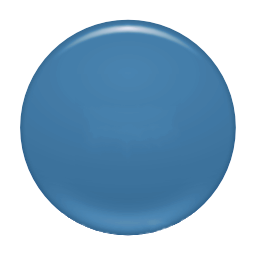
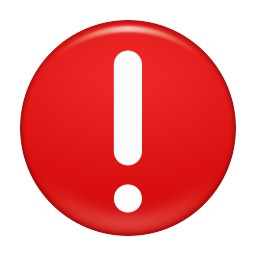
Revision of a layered w=255, h=255 image; what changed, layer by layer:
hid "extra" over [20, 19, 236, 236]
added layer "errored" above "fail" over [20, 20, 236, 236]
